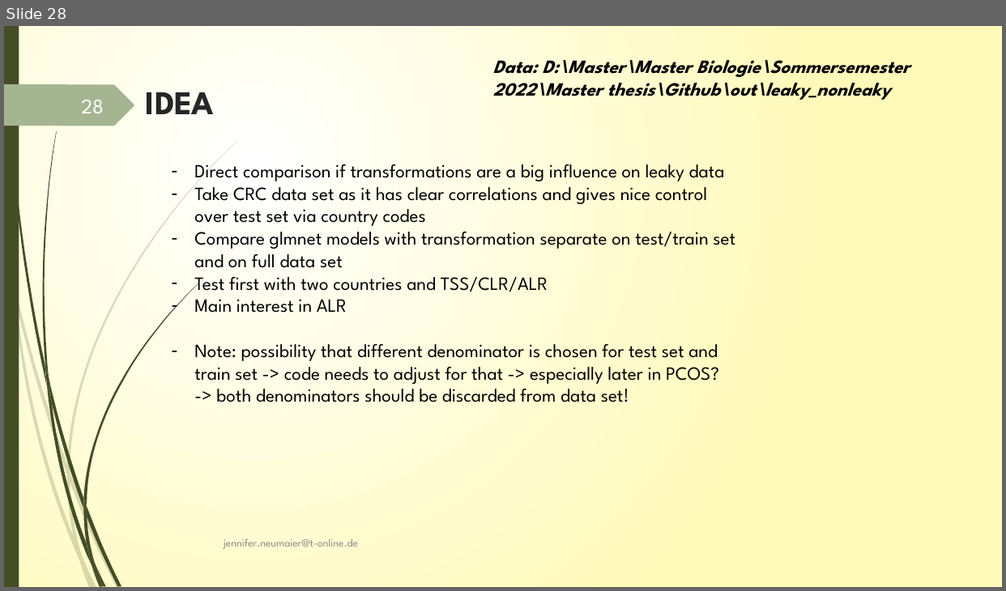
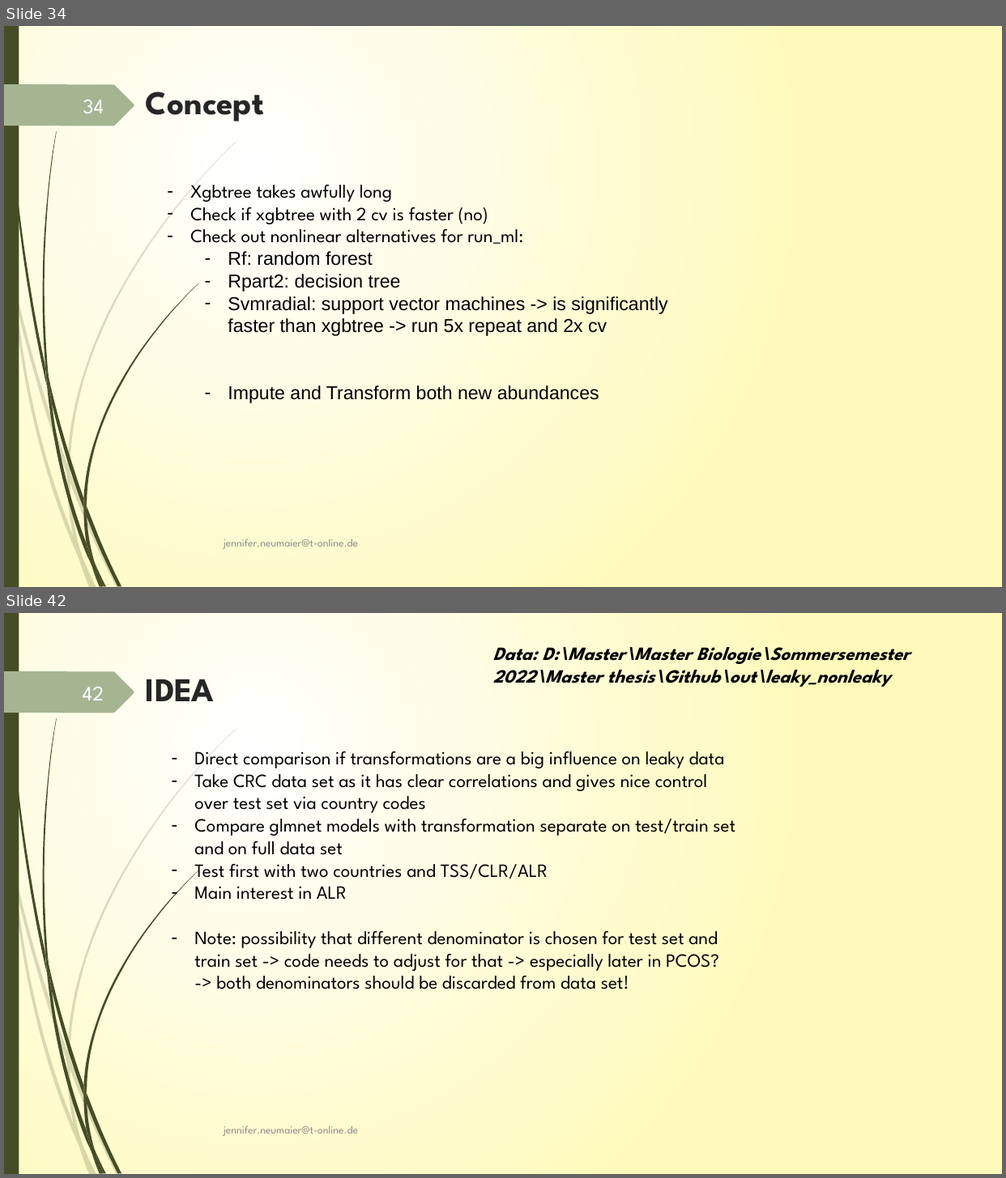
Before and after one commit to JenniferNeumaier/ml_coda, a slide deck: doc/Project_structure_notes.pptx. Shown one above the other, each under a label of ours: slide 28 before the commit, slides 34 and 42 after it; the slides between them are not shown. The pictures are 1006x591 and 1006x1178 pixels, drawn with LibreOffice and Linux fonts; fonts in the diff are those of the drawing. Boxes give left, top, right and bottom in pixels: in the first picture for what was removed or moved away, otherwise in the second. Text is boxed around its words. In the diff, an @@ line names an element or a change of style, - is before the commit and + after.

```diff
--- a/doc/Project_structure_notes.pptx
+++ b/doc/Project_structure_notes.pptx
@@ slide 34 added at bbox=[4, 26, 1002, 587], background gradient #FFFFFF to #FFFABB; not listed: 24 template elements that a slide beside it also shows @@
@@ title added at bbox=[146, 92, 264, 122], 32 pt, text #262626, bold @@
+Concept
@@ page number added at bbox=[83, 100, 104, 113], 20 pt, text #FEFFFF @@
+34
@@ text added at bbox=[190, 179, 667, 403], 18 pt, text #000000 @@
+– Xgbtree takes awfully long
+– Check if xgbtree with 2 cv is faster (no)
+– Check out nonlinear alternatives for run_ml:
+  – Rf: random forest
+  – Rpart2: decision tree
+  – Svmradial: support vector machines -> is significantly faster than xgbtree -> run 5x repeat and 2x cv
+  – Impute and Transform both new abundances
@@ text added at bbox=[224, 540, 358, 549], 10.5 pt, text #8C8C8C @@
+jennifer.neumaier@t-online.de
@@ what was slide 28 is now slide 42 @@
@@ page number at bbox=[83, 687, 104, 700]: text changed @@
-28
+42
```
Also in this commit, not shown: 25 slides changed, 24 other slides added, 2 slides removed, 2 other files.
